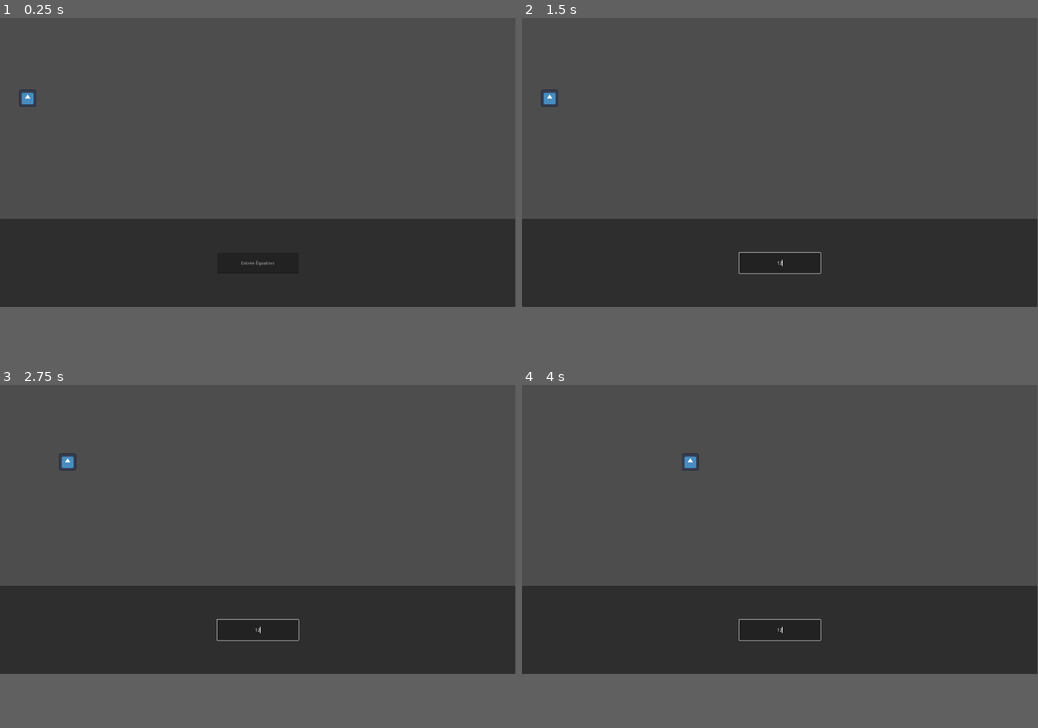
Above: before the commit, frames 1-4 (two rows, left to right).
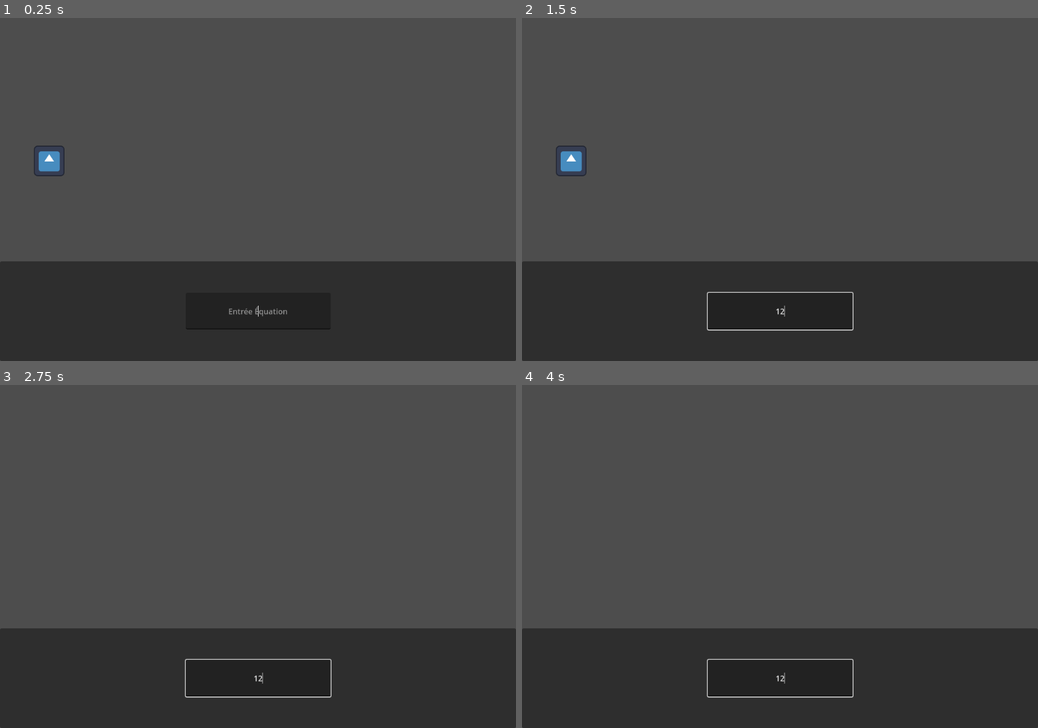
Above: after the commit, the same moments.

Repository: Bartholomeus-Mortimis/Ceinture-Astreoides
Game: Godot game, scene res://objets/test_scene/test_scene.tscn
Same seed, same stepped clock (60 frames per second), same inputs: the game is played once before the commit and once after it. The project has no main scene, so this scene is started directly. The engine's default icon, where the game draws it, is replaced by a stand-in: a white triangle on a blue panel in a dark square.
Inputs (mouse positions are in pixels of both pictures, inside the frame that each line leads up to):
- Up to frame 1 (0.25 s): no input
- Up to frame 2 (1.5 s): click (780, 261) at 0.52 s; type "12" at 0.6 s; tap Enter at 1.25 s
- Up to frame 3 (2.75 s): tap Space at 2 s
- Up to frame 4 (4 s): no input
In our replay, the window is 799x449 before the commit and 800x533 after it. These sizes can differ from the game's own. Grey fills any space a smaller window leaves; there, only what the larger window draws over its background counts as a difference.

The runs differ from the first frame. In frame 1, 13% of the frame differs, in the area x 0-100%, y 0-100%; in frame 2, 13%; in frame 3, 13%; in frame 4, 13%.

Commit message:
v3
- Ajouter l'interprète des puissances
- Débuter l'interprète des racines carées

Diff:
--- a/objets/test_scene/test_scene.gd
+++ b/objets/test_scene/test_scene.gd
@@ -8,12 +8,11 @@
 
 func _on_timer_timeout() -> void:
 	temps += 5.0
-	traceur.position.y = -traceur.calculer_position(temps) + 300.0
+	traceur.position.y = -(traceur.calculer_position(temps) + 300.0)
 	traceur.position.x = temps + 102.0
-	print(traceur.position.y)
-	timer.start(0.000001)
+	timer.start(0.1)
 
 
 func _on_hud_équation_soumis() -> void:
-	traceur.équation = hud.équation
+	traceur.équation = hud.expression
 	timer.start(1.0)
--- a/objets/test_scene/test_scene.tscn
+++ b/objets/test_scene/test_scene.tscn
@@ -18,8 +18,8 @@
 one_shot = true
 
 [node name="Hud" parent="." instance=ExtResource("3_oa2i5")]
-offset_right = 1920.0
-offset_bottom = 1080.0
+offset_right = 1080.0
+offset_bottom = 720.0
 
 [connection signal="timeout" from="Timer" to="." method="_on_timer_timeout"]
 [connection signal="équation_soumis" from="Hud" to="." method="_on_hud_équation_soumis"]
--- a/objets/ui/hud/hud.gd
+++ b/objets/ui/hud/hud.gd
@@ -6,6 +6,84 @@
 @export var équation: String = "x"
 @export var expression: String = "x"
 
+var opérateurs: Array = ["*", "+", "-", "/"]
+var chiffres: Array = ["0", "1", "2", "3", "4", "5", "6", "7", "8", "9"]
+var symboles_avant: Array = ["√"]
+
 func _on_line_edit_text_submitted(new_text: String) -> void:
 	équation = new_text
+	expression = équation_en_expression(équation)
+	print(équation_en_expression(équation))
 	équation_soumis.emit()
+
+
+func équation_en_expression(nouveau_équation: String):
+
+	# Convertis le String en formule ultilisable par Godot
+	nouveau_équation = nouveau_équation.insert(nouveau_équation.length(), " ")
+	print(équation)
+
+	for i in nouveau_équation.length():
+		if i > 0:
+
+			if nouveau_équation.substr(i, 1) == "(" and !opérateurs.has(nouveau_équation.substr(i-1, 1)) and !symboles_avant.has(nouveau_équation.substr(i-1, 1)):
+				# Ajoute des signes de multiplications au parathèses
+				nouveau_équation = nouveau_équation.insert(i, "*")
+
+
+	for i in nouveau_équation.length():
+		if i > 0:
+			if nouveau_équation.substr(i, 1) == "²" or nouveau_équation.substr(i, 1) == "³":
+
+				var clôt: int
+
+				if nouveau_équation.substr(i-1, 1) == ")":
+					# Isoler la partie en parathèses qui doit être mise au exponentielle.
+					clôt = trouveau_parathèse_correspondante(nouveau_équation, i)
+
+				elif chiffres.has(nouveau_équation.substr(i-1, 1)):
+					# Isoler le nombre qui doit être mise au exponentielle.
+					clôt = trouveau_chiffres_correspondante(nouveau_équation, i)
+
+				print(nouveau_équation.substr(i-clôt, ( (i-1) - (i-clôt-1) ) ))
+
+				if nouveau_équation.substr(i, 1) == "²":
+					nouveau_équation = nouveau_équation.replace(nouveau_équation.substr(i-clôt, ( (i-1) - (i-clôt-1) )) + "²",  "pow(" + nouveau_équation.substr(i-clôt, ( (i-1) - (i-clôt-1) ) ) + ", 2)")
+				elif nouveau_équation.substr(i, 1) == "³":
+					nouveau_équation = nouveau_équation.replace(nouveau_équation.substr(i-clôt, ( (i-1) - (i-clôt-1) )) + "³",  "pow(" + nouveau_équation.substr(i-clôt, ( (i-1) - (i-clôt-1) ) ) + ", 3)")
+
+
+		if nouveau_équation.substr(i, 1) == "√":
+
+			var clôt: int
+
+			if nouveau_équation.substr(i+1, 1) == "(":
+				clôt = trouveau_parathèse_correspondante(nouveau_équation, i, -1)
+				print(nouveau_équation.substr(i-clôt, ( (i+1) - (i+clôt+1) ) ))
+
+
+	return nouveau_équation
+
+func trouveau_parathèse_correspondante(string: String, position_départ: int, direction: int = 1): ## Recherche inversé par défaut.
+	var paranthèse_voulu: int = 1
+	var x: int = 1
+
+	while paranthèse_voulu > 0:
+
+		if string.substr(position_départ-( (1+x) * direction), 1) == "(":
+			paranthèse_voulu -= 1
+		elif string.substr(position_départ-( (1+x) * direction), 1) == ")":
+			paranthèse_voulu += 1
+
+		x += 1
+
+	return x
+
+func trouveau_chiffres_correspondante(string: String, position_départ: int, direction = 1): ## Recherche inversé par défaut
+
+	var x: int = 0
+
+	while chiffres.has( string.substr(position_départ-( (1+x) * direction), 1) ):
+		x += 1
+
+	return x
--- a/objets/ui/hud/hud.tscn
+++ b/objets/ui/hud/hud.tscn
@@ -17,7 +17,7 @@
 anchor_top = 1.0
 anchor_right = 1.0
 anchor_bottom = 1.0
-offset_top = -329.0
+offset_top = -209.0
 grow_horizontal = 2
 grow_vertical = 0
 
--- a/project.godot
+++ b/project.godot
@@ -16,8 +16,8 @@
 
 [display]
 
-window/size/viewport_width=1920
-window/size/viewport_height=1080
+window/size/viewport_width=1080
+window/size/viewport_height=720
 
 [rendering]
 
